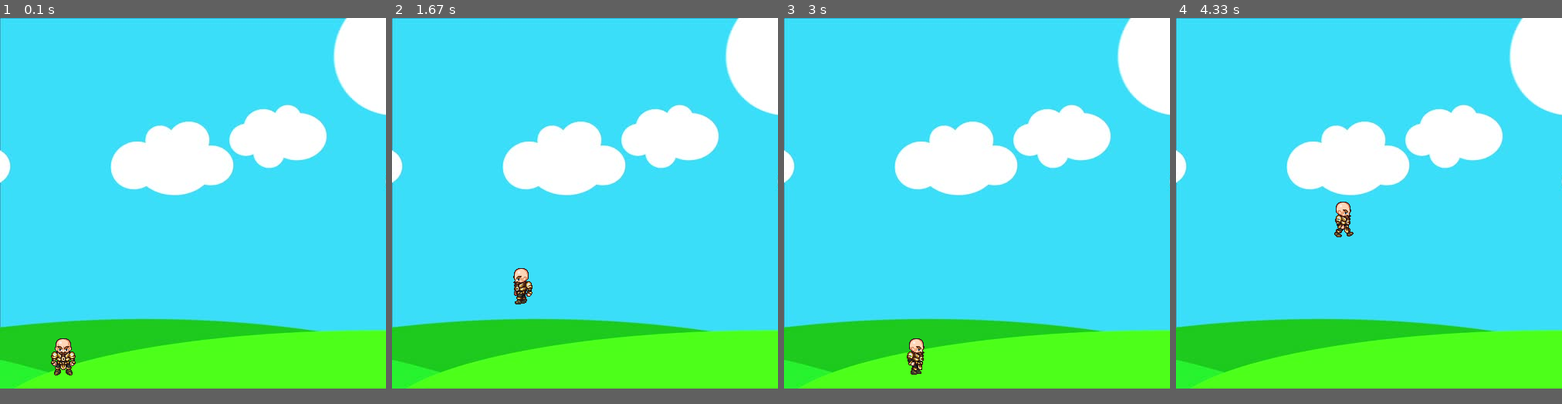
Above: before the commit, frames 1-4 (left to right).
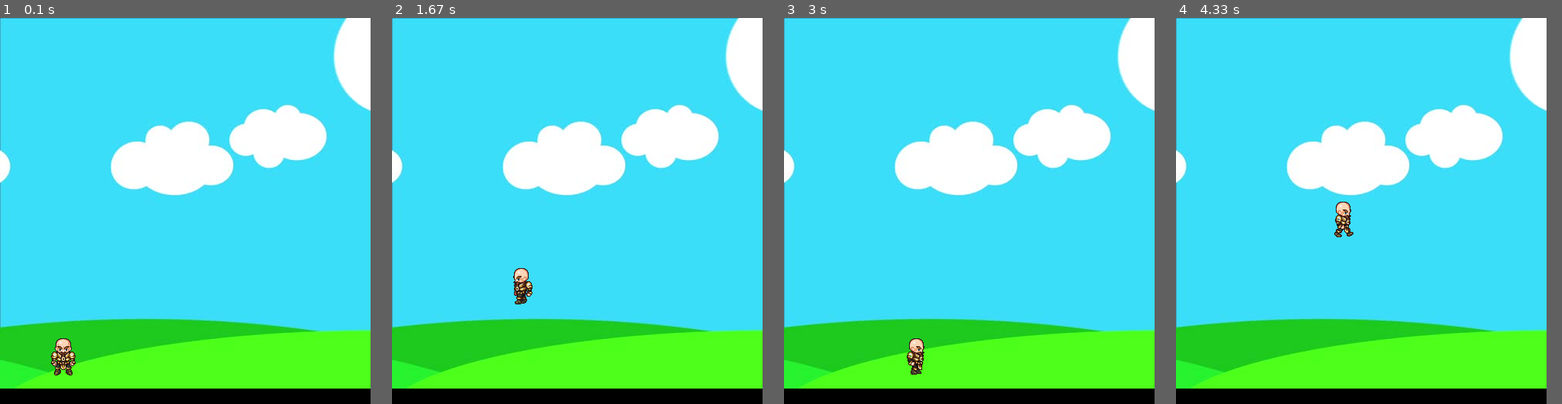
Above: after the commit, the same moments.

Repository: wedrownix/Symulator_fizyczny
Game: pygame game, started from Nauka_Pygame.py
The game is run twice, just before and just after one commit, with the same random seed, the same clock (stepped at 60 frames per second) and the same inputs.
Inputs:
- Up to frame 1 (0.1 s): no input
- Up to frame 2 (1.67 s): hold Right 0.33-0.8 s; hold Right 0.83-1.3 s; tap Space at 0.9, 1.2, 1.4 s; hold Left from 1.33 s (still down)
- Up to frame 3 (3 s): tap Space at 1.7, 1.97, 2.27, 2.4, 2.7 s; release Left at 1.87 s; hold Left 1.9-2.3 s; hold Right 2.33-2.97 s
- Up to frame 4 (4.33 s): hold Left 3-3.47 s; tap Space at 3.07, 3.37, 3.57, 3.87, 4.07 s; hold Right 3.5-3.97 s; hold Right from 4 s (still down)
In our replay, the window is 500x480 before the commit and 480x500 after it. These sizes can differ from the game's own. Grey fills any space a smaller window leaves; there, only what the larger window draws over its background counts as a difference.

The runs differ from the first frame. In frame 1, 1.6% of the frame differs, in the area x 96-100%, y 0-96%; in frame 2, 1.6%; in frame 3, 1.6%; in frame 4, 1.6%.

Commit message:
Wpisuję dodatkowe komentarze

Diff:
--- a/Nauka_Pygame.py
+++ b/Nauka_Pygame.py
@@ -2,8 +2,8 @@
 pygame.init()
 
 #TWORZENIE OKNA, nasz win
-screen_width = 500
-screen_height = 480
+screen_width = 480
+screen_height = 500
 win = pygame.display.set_mode((screen_width,screen_height))
 
 pygame.display.set_caption("Nauka_Pygame")
@@ -47,7 +47,7 @@
         walkCount = 0
 
     if left:
-        win.blit(walkLeft[walkCount//3], (x,y))
+        win.blit(walkLeft[walkCount//3], (x,y)) #Dzielenie całkowite czyli 5//3 =1, spowalniam animację, co 3 klatki gry, jedna klatka animacji
         walkCount += 1
     elif right:
         win.blit(walkRight[walkCount//3], (x,y))
